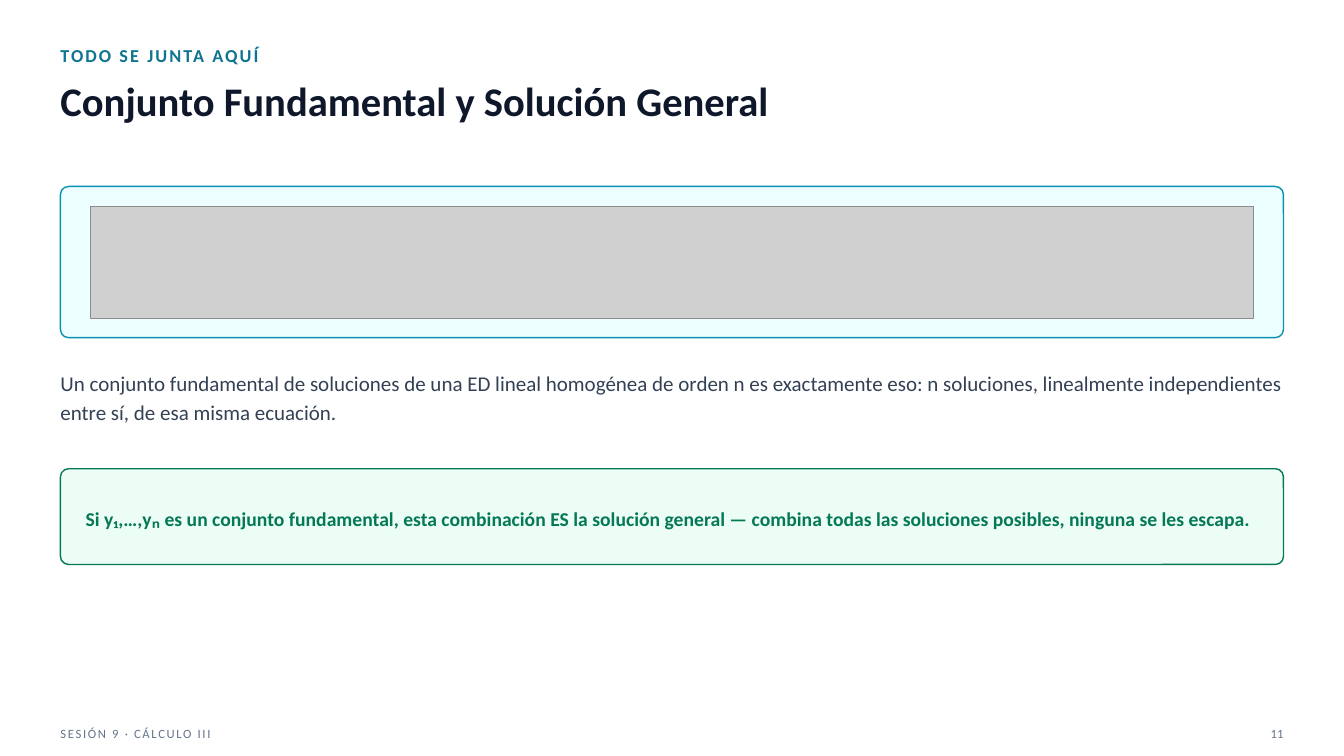
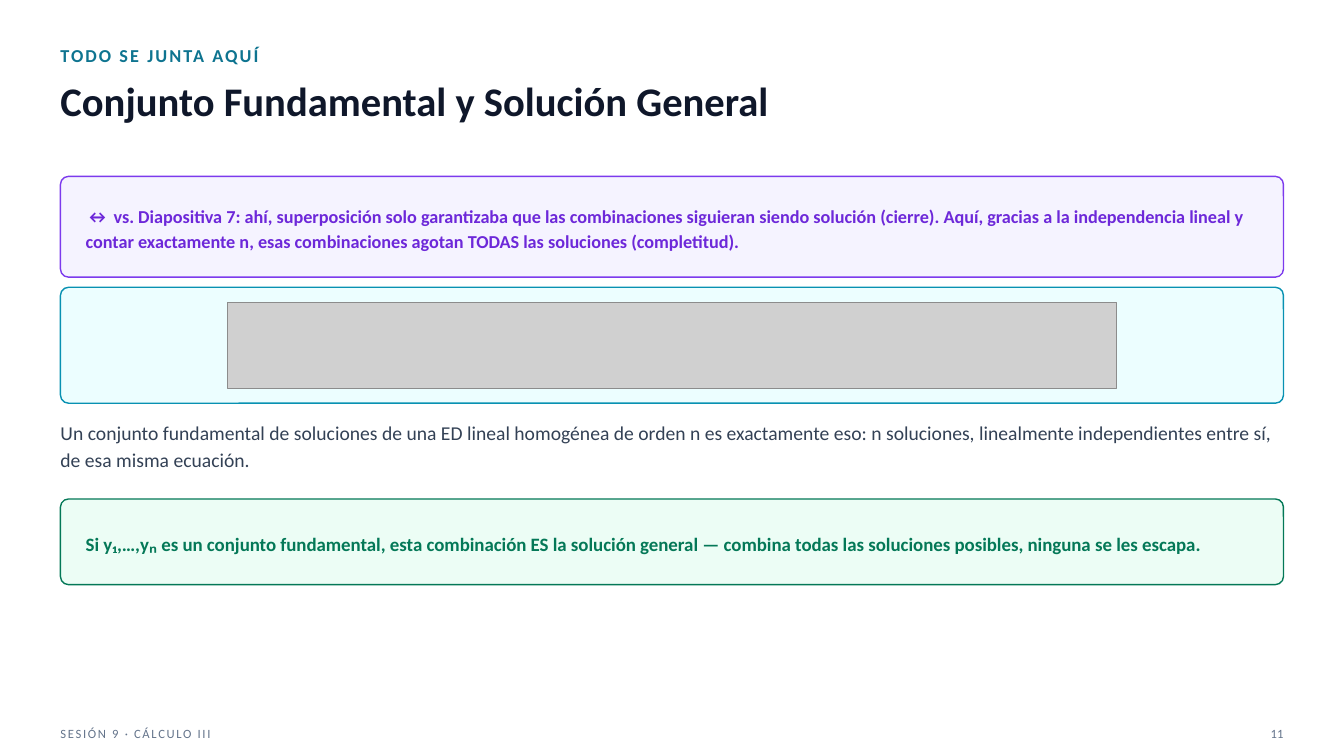
Before and after one commit to SernaEd/FirmsSimulationClass, a slide deck: slide 11 of sesion9/Sesion9_Teoria_Preliminar_Claro.pptx. Drawn at 1344x756 pixels with LibreOffice and Linux fonts; fonts in the diff are those of the drawing; grey boxes stand for pictures. Boxes give left, top, right and bottom in pixels: in the first picture for what was removed or moved away, otherwise in the second. Text is boxed around its words. In the diff, an @@ line names an element or a change of style, - is before the commit and + after.

```diff
--- a/sesion9/Sesion9_Teoria_Preliminar_Claro.pptx
+++ b/sesion9/Sesion9_Teoria_Preliminar_Claro.pptx
@@ rounded rectangle added at [60, 176, 1284, 277], fill #F5F3FF, outline #7C3AED 1 pt @@
@@ text added at [86, 209, 1244, 251], 13 pt, text #6D28D9, bold @@
+↔ vs. Diapositiva 7: ahí, superposición solo garantizaba que las combinaciones siguieran siendo solución (cierre). Aquí, gracias a la independencia lineal y contar exactamente n, esas combinaciones agotan TODAS las soluciones (completitud).
@@ rounded rectangle at [60, 287, 1284, 403]: proportions changed @@
@@ rounded rectangle: place and size @@
-rounded rectangle at [60, 187, 1284, 338]
+rounded rectangle at [60, 287, 1284, 403]
@@ picture: place and size @@
-picture at [91, 206, 1253, 318]
+picture at [227, 302, 1117, 388]
@@ text "Un conjunto fundamental de soluciones ...": place and size @@
-text "Un conjunto fundamental de soluciones ..." at [60, 376, 1281, 423]
+text "Un conjunto fundamental de soluciones ..." at [60, 426, 1271, 467]
@@ text "Un conjunto fundamental de soluciones ..." at [60, 426, 1271, 467]: size 15 to 14 pt @@
@@ rounded rectangle: place and size @@
-rounded rectangle at [60, 469, 1284, 565]
+rounded rectangle at [60, 499, 1284, 585]
@@ rounded rectangle at [60, 499, 1284, 585]: proportions changed @@
@@ text "Si y₁,…,yₙ es un conjunto ...": place and size @@
-text "Si y₁,…,yₙ es un conjunto ..." at [86, 512, 1250, 530]
+text "Si y₁,…,yₙ es un conjunto ..." at [86, 537, 1200, 555]
@@ text "Si y₁,…,yₙ es un conjunto ..." at [86, 537, 1200, 555]: size 14 to 13.5 pt @@
```
Also in this commit, not shown: 4 other slides changed, 1 slide added, 2 other files.
